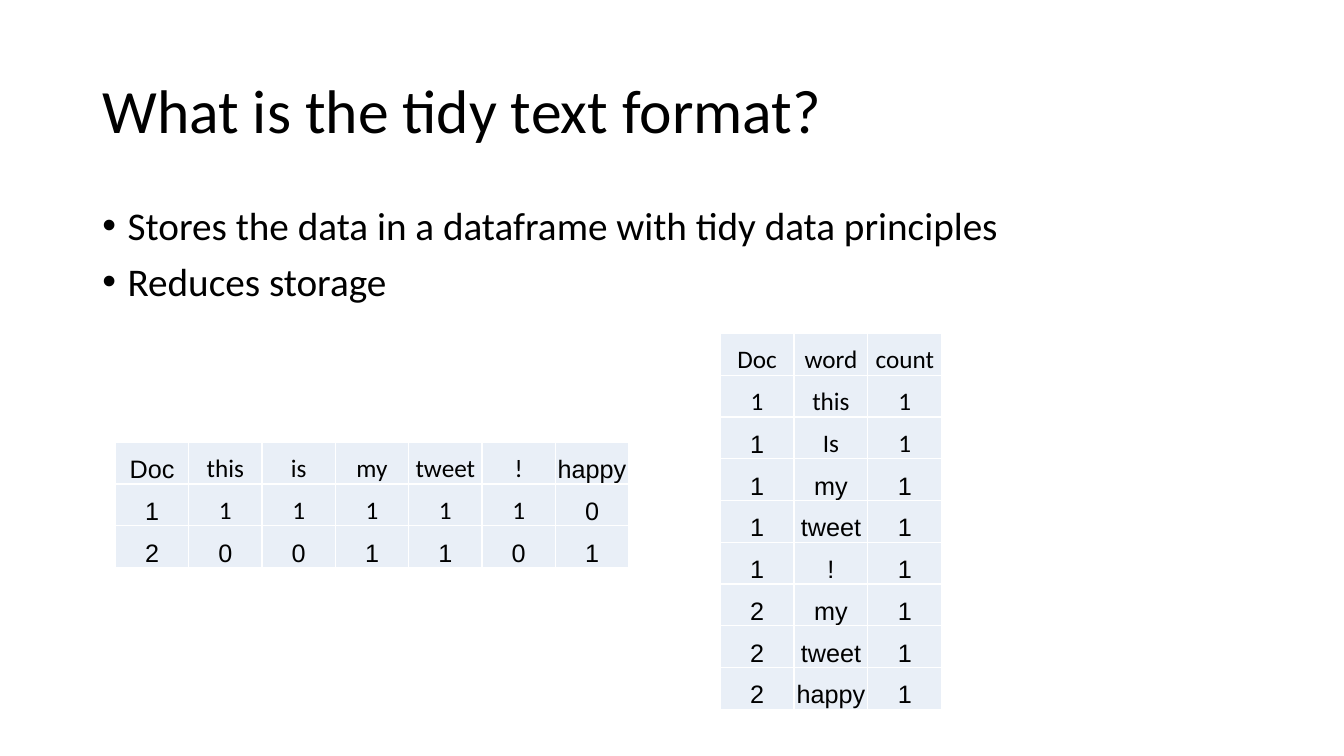
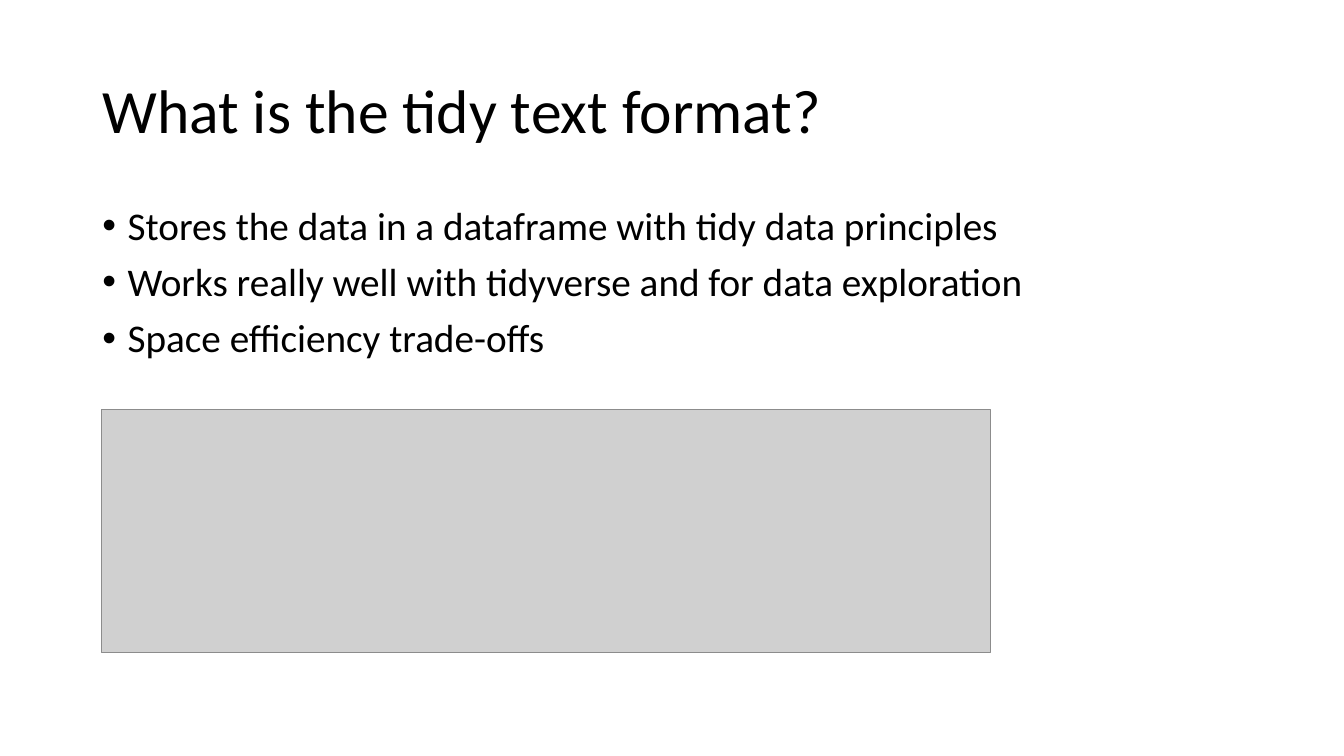
Before and after one commit to MeyerGrace/eRum_2018_prep, a slide deck: slide 16 of eRumWorkshop.pptx (slide 15 before the commit). Drawn at 1344x756 pixels with LibreOffice and Linux fonts; fonts in the diff are those of the drawing; grey boxes stand for pictures; background and template pictures are left out. Boxes give left, top, right and bottom in pixels: in the first picture for what was removed or moved away, otherwise in the second. Text is boxed around its words. In the diff, an @@ line names an element or a change of style, - is before the commit and + after.

```diff
--- a/eRumWorkshop.pptx
+++ b/eRumWorkshop.pptx
@@ text at box(128, 268, 1022, 359): text changed @@
-• Reduces storage
+• Works really well with tidyverse and for data exploration
+• Space efficiency trade-offs
@@ table removed at box(720, 334, 941, 713), 9 rows, 3 columns @@
-Doc | word | count
-1 | this | 1
-1 | Is | 1
-1 | my | 1
-1 | tweet | 1
-1 | ! | 1
-2 | my | 1
-2 | tweet | 1
-2 | happy | 1
@@ picture added at box(102, 409, 991, 653) @@
@@ table removed at box(115, 443, 630, 568), 3 rows, 7 columns @@
-Doc | this | is | my | tweet | ! | happy
-1 | 1 | 1 | 1 | 1 | 1 | 0
-2 | 0 | 0 | 1 | 1 | 0 | 1
```
Also in this commit, not shown: 8 other slides changed, 3 slides removed.
